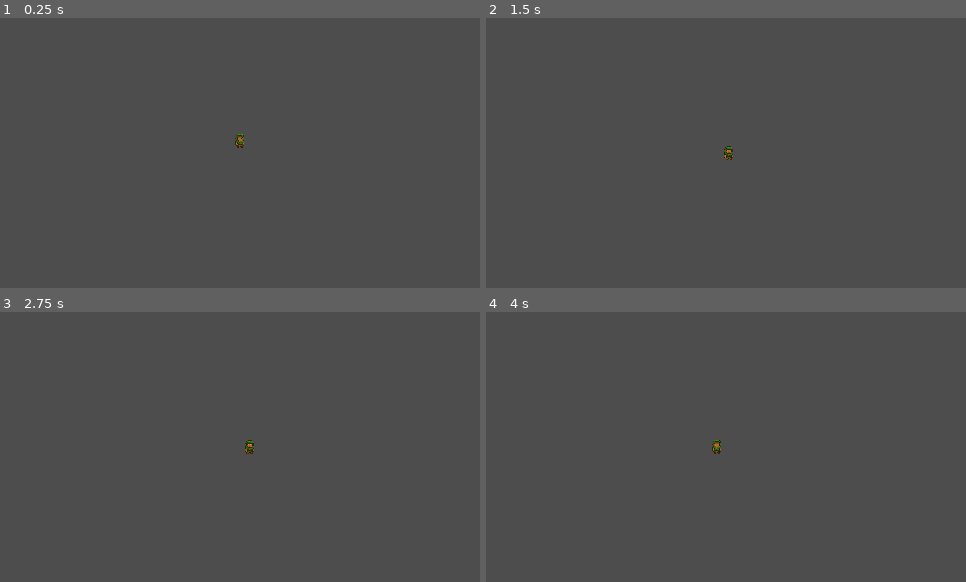
Above: before the commit, frames 1-4 (two rows, left to right).
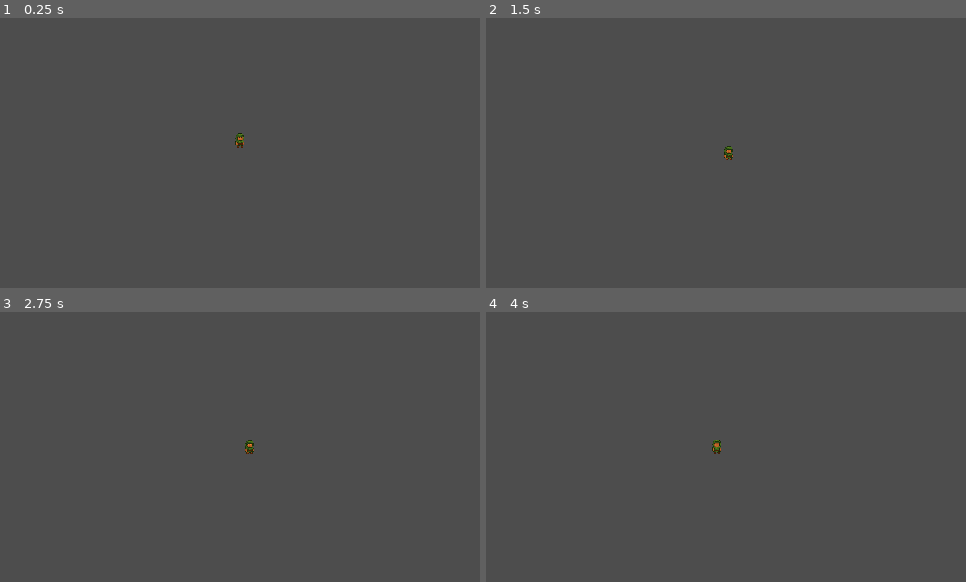
Above: after the commit, the same moments.

Repository: FranciscoGonzalez8668/Ruler
Game: Godot game, scene res://scenes/Main.tscn
The game is run twice, just before and just after one commit, with the same random seed, the same clock (stepped at 60 frames per second) and the same inputs.
Inputs:
- Up to frame 1 (0.25 s): no input
- Up to frame 2 (1.5 s): hold D (move_right) 0.53-1.28 s; tap J (attack) at 0.6 s; tap Enter at 1.25 s; hold S (move_down) from 1.28 s (still down); tap Shift (dash) at 1.35 s
- Up to frame 3 (2.75 s): tap Space at 2 s; release S (move_down) at 2.03 s; hold D (move_right) from 2.03 s (still down); tap J (attack) at 2.1 s
- Up to frame 4 (4 s): tap Enter at 2.75 s; release D (move_right) at 2.78 s; hold Up (move_up) 2.78-3.53 s; tap Shift (dash) at 2.85 s; tap Space at 3.5 s; hold A (move_left) from 3.53 s (still down); tap J (attack) at 3.6 s

The runs differ from the first frame. In frame 1, less than 0.1% of the frame differs, in the area x 49-51%, y 42-48%; in frame 2, less than 0.1%; in frame 3, less than 0.1%; in frame 4, less than 0.1%.

Commit message:
Change global position to positions

Diff:
--- a/scenes/player/Player.tscn
+++ b/scenes/player/Player.tscn
@@ -4,12 +4,12 @@
 [ext_resource type="Texture2D" uid="uid://b87lhwl1m4nrb" path="res://assets/playerIdle.png" id="2_gfjak"]
 
 [sub_resource type="CapsuleShape2D" id="CapsuleShape2D_gfjak"]
-radius = 9.0
-height = 32.0
+radius = 10.129899
+height = 36.467636
 
 [sub_resource type="CapsuleShape2D" id="CapsuleShape2D_4kuee"]
-radius = 7.6962667
-height = 28.42568
+radius = 8.85046
+height = 33.475628
 
 [node name="CharacterBody2D" type="CharacterBody2D"]
 scale = Vector2(0.9871768, 1.0200784)
@@ -25,11 +25,12 @@
 rotation_smoothing_enabled = true
 
 [node name="Hitbox" type="Area2D" parent="."]
+scale = Vector2(0.9803634, 0.9513504)
 collision_layer = 4
-collision_mask = 8
+collision_mask = 9
 
 [node name="CollisionShape2D" type="CollisionShape2D" parent="Hitbox"]
-scale = Vector2(1.0394651, 0.9850248)
+scale = Vector2(1.0507383, 0.9850248)
 shape = SubResource("CapsuleShape2D_4kuee")
 debug_color = Color(0.96466416, 4.813075e-07, 0.48964942, 0.41960785)
 
--- a/scripts/core/game_manager.gd
+++ b/scripts/core/game_manager.gd
@@ -28,17 +28,13 @@
     var spawn: Marker2D = _room.get_node_or_null("SpawnPlayer") as Marker2D
     _player = player_scene.instantiate() as CharacterBody2D
 
+    _room.add_child(_player) # Asegura que el player esté en el árbol antes de ajustar la posición
+
     if spawn:
-        _player.global_position = spawn.global_position
+        _player.position = spawn.position
     else:
         push_warning("[GameManager] No se encontró 'SpawnPlayer' en la Room. Usando (0,0).")
         _player.position = Vector2.ZERO
-
-    # Opción 1 (recomendada): player dentro de la room
-    _room.add_child(_player)
-
-    # Opción 2 (actual tuya): como hermano de la room
-    # add_child(_player)
 
     _player.add_to_group("player")
 
